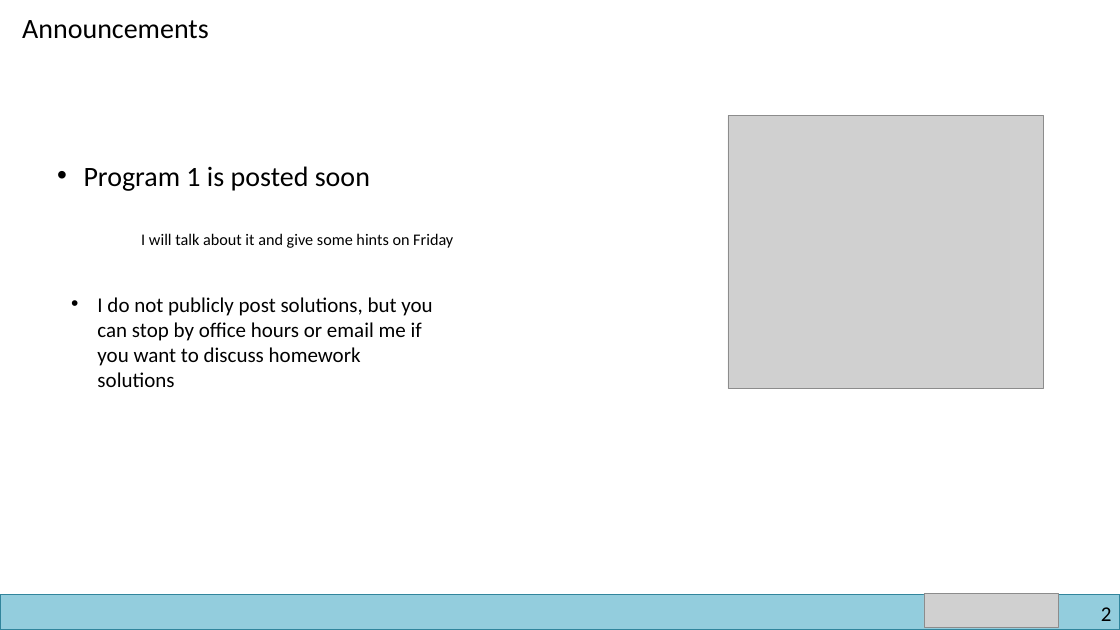
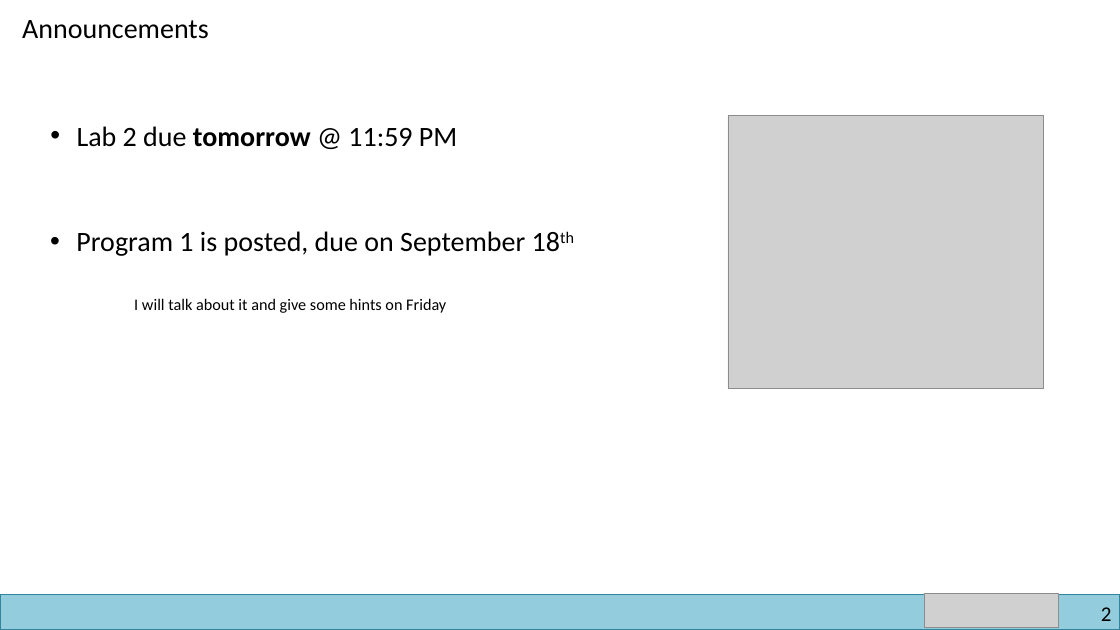
Before and after one commit to reesep/reesep.github.io, a slide deck: slide 2 of classes/fall2023/132/lectures/slides/06-JavaIntro4.pptx. Drawn at 1120x630 pixels with LibreOffice and Linux fonts; fonts in the diff are those of the drawing; grey boxes stand for pictures. Boxes give left, top, right and bottom in pixels: in the first picture for what was removed or moved away, otherwise in the second. Text is boxed around its words. In the diff, an @@ line names an element or a change of style, - is before the commit and + after.

```diff
--- a/classes/fall2023/132/lectures/slides/06-JavaIntro4.pptx
+++ b/classes/fall2023/132/lectures/slides/06-JavaIntro4.pptx
@@ text added at (x1=77, y1=126, x2=457, y2=147), 24 pt, text #000000 @@
+• Lab 2 due tomorrow @ 11:59 PM
@@ text "Program 1 is posted, due ..." moved from (x1=84, y1=166, x2=453, y2=248) to (x1=76, y1=231, x2=525, y2=313) @@
@@ text at (x1=76, y1=231, x2=525, y2=256): text changed @@
-• Program 1 is posted soon
+• Program 1 is posted, due on September 18th
@@ text removed at (x1=97, y1=297, x2=432, y2=387) @@
-• I do not publicly post solutions, but you can stop by office hours or email me if you want to discuss homework solutions
```
Also in this commit, not shown: 1 other slide changed, 2 slides removed, 27 other files.
